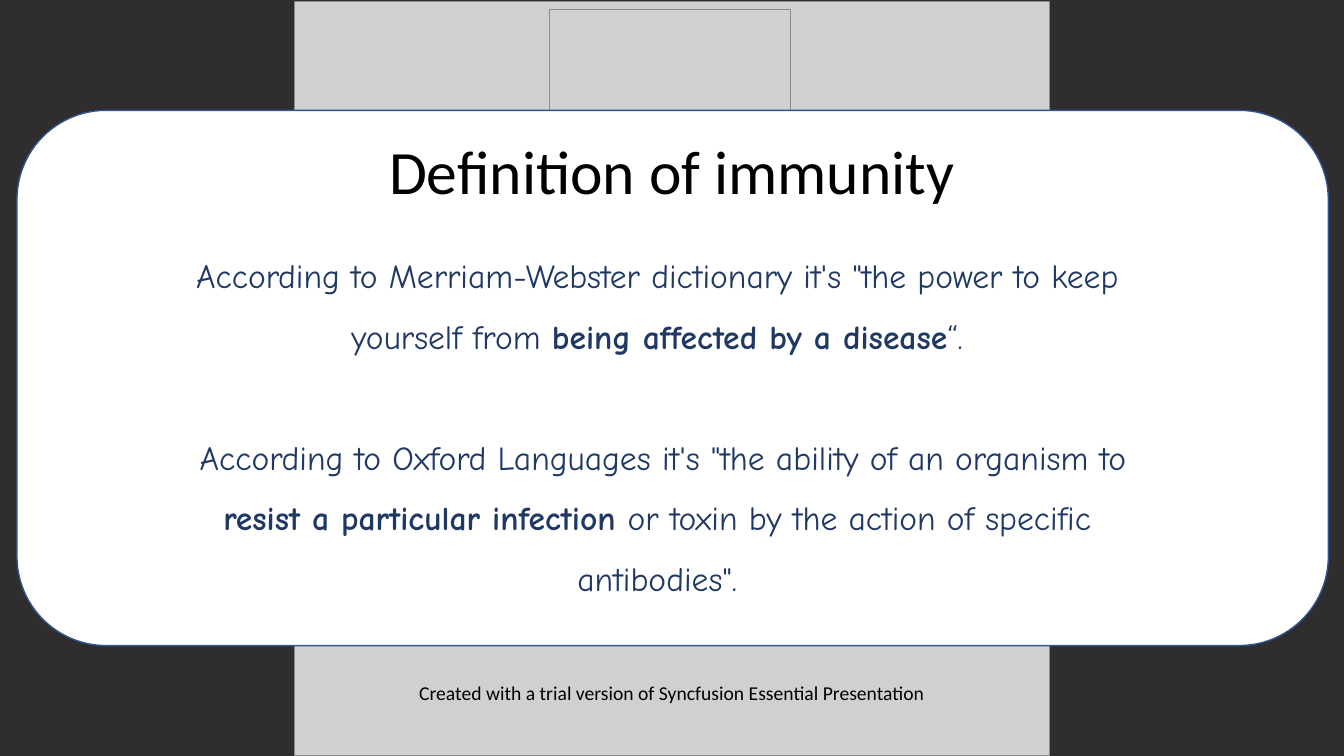
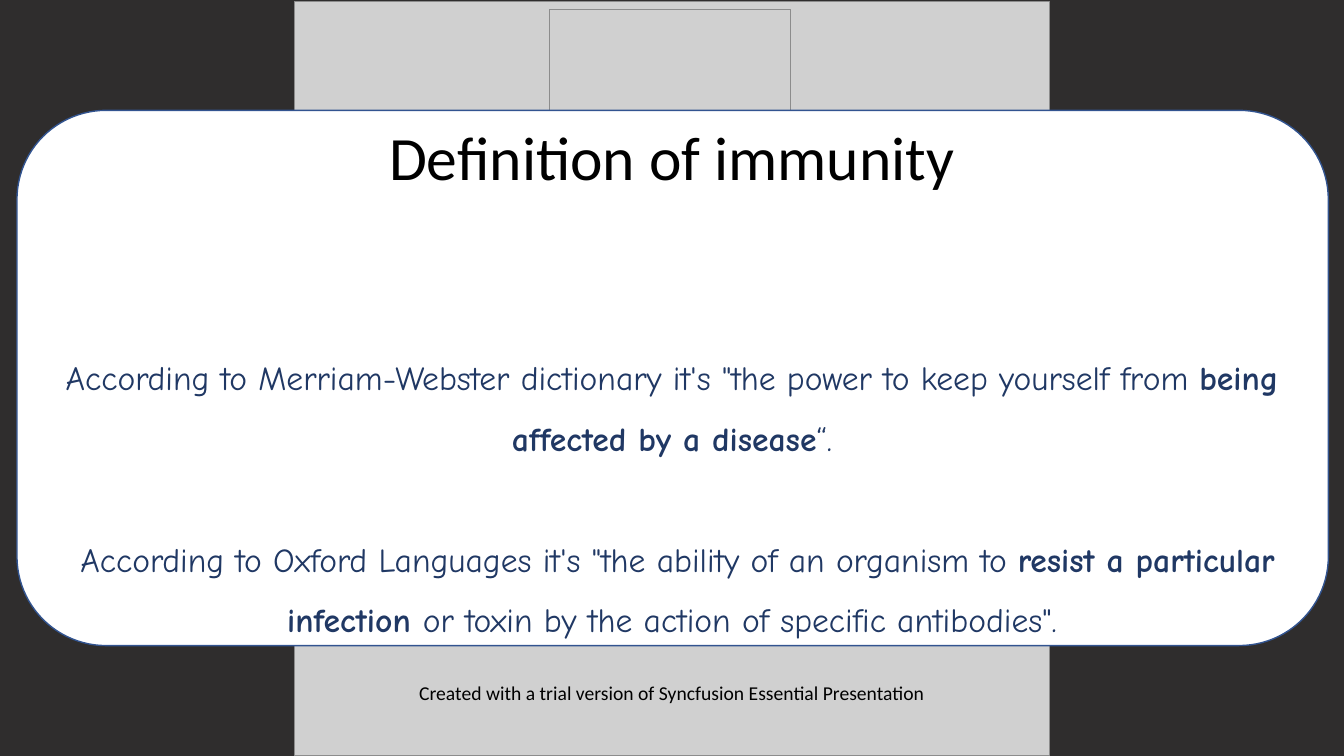
Before and after one commit to TheoKand/FactCheckThisBitch, a slide deck: slide 2 of Media/Render/template.pptx. Drawn at 1344x756 pixels with LibreOffice and Linux fonts; fonts in the diff are those of the drawing; grey boxes stand for pictures. Boxes give left, top, right and bottom in pixels: in the first picture for what was removed or moved away, otherwise in the second. Text is boxed around its words. In the diff, an @@ line names an element or a change of style, - is before the commit and + after.

```diff
--- a/Media/Render/template.pptx
+++ b/Media/Render/template.pptx
@@ text "Definition of immunity": place and size @@
-text "Definition of immunity" at (389, 151, 954, 204)
+text "Definition of immunity" at (389, 137, 954, 190)
@@ text "According to Merriam-Webster dictionary it's ...": place and size @@
-text "According to Merriam-Webster dictionary it's ..." at (196, 265, 1126, 592)
+text "According to Merriam-Webster dictionary it's ..." at (66, 367, 1278, 639)
@@ text "According to Merriam-Webster dictionary it's ..." at (66, 367, 1278, 639): vertical alignment top to middle @@
```
Also in this commit, not shown: 1 other slide changed, 27 other files.
